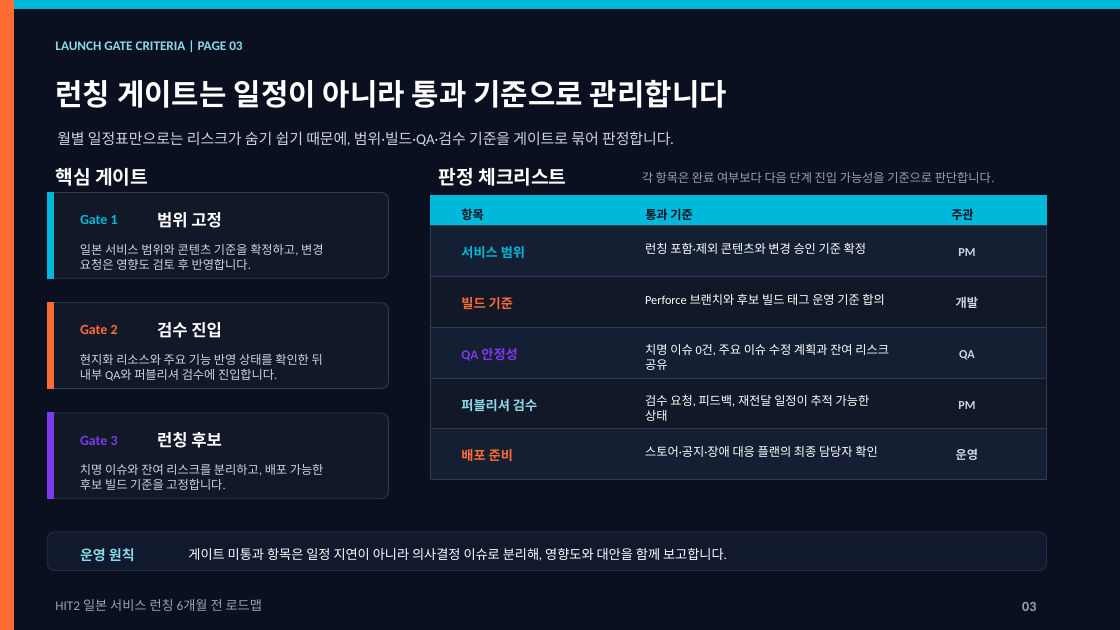
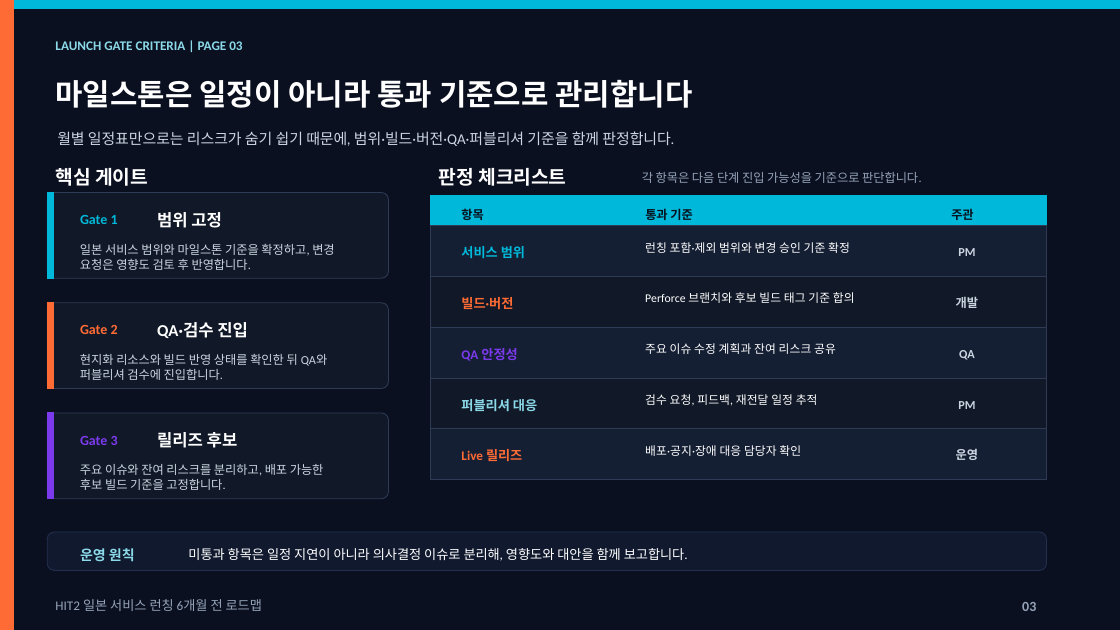
Before and after one commit to qkrdbscjf87-ux/qkrdbscjfsub, a slide deck: slide 3 of outputs/HIT2_일본_런칭_6개월전_로드맵_초안.pptx. Drawn at 1120x630 pixels with LibreOffice and Linux fonts; fonts in the diff are those of the drawing. Boxes give left, top, right and bottom in pixels: in the first picture for what was removed or moved away, otherwise in the second. Text is boxed around its words. In the diff, an @@ line names an element or a change of style, - is before the commit and + after.

```diff
--- a/outputs/HIT2_일본_런칭_6개월전_로드맵_초안.pptx
+++ b/outputs/HIT2_일본_런칭_6개월전_로드맵_초안.pptx
@@ text at (56, 80, 693, 108): text changed @@
-런칭 게이트는 일정이 아니라 통과 기준으로 관리합니다
+마일스톤은 일정이 아니라 통과 기준으로 관리합니다
@@ text at (57, 131, 674, 146): text changed @@
-월별 일정표만으로는 리스크가 숨기 쉽기 때문에, 범위·빌드·QA·검수 기준을 게이트로 묶어 판정합니다.
+월별 일정표만으로는 리스크가 숨기 쉽기 때문에, 범위·빌드·버전·QA·퍼블리셔 기준을 함께 판정합니다.
@@ text at (642, 172, 921, 183): text changed @@
-각 항목은 완료 여부보다 다음 단계 진입 가능성을 기준으로 판단합니다.
+각 항목은 다음 단계 진입 가능성을 기준으로 판단합니다.
@@ text at (80, 244, 334, 270): text changed @@
-일본 서비스 범위와 콘텐츠 기준을 확정하고, 변경 요청은 영향도 검토 후 반영합니다.
+일본 서비스 범위와 마일스톤 기준을 확정하고, 변경 요청은 영향도 검토 후 반영합니다.
@@ text at (645, 242, 850, 253): text changed; size 10.5 to 10.1 pt @@
-런칭 포함·제외 콘텐츠와 변경 승인 기준 확정
+런칭 포함·제외 범위와 변경 승인 기준 확정
@@ text at (461, 297, 513, 310): text changed @@
-빌드 기준
+빌드·버전
@@ text at (645, 292, 855, 303): text changed; size 10.5 to 10.1 pt @@
-Perforce 브랜치와 후보 빌드 태그 운영 기준 합의
+Perforce 브랜치와 후보 빌드 태그 기준 합의
@@ text at (157, 322, 248, 338): text changed @@
-검수 진입
+QA·검수 진입
@@ text at (80, 354, 328, 380): text changed @@
-현지화 리소스와 주요 기능 반영 상태를 확인한 뒤 내부 QA와 퍼블리셔 검수에 진입합니다.
+현지화 리소스와 빌드 반영 상태를 확인한 뒤 QA와 퍼블리셔 검수에 진입합니다.
@@ text at (645, 343, 836, 354): text changed; size 10.5 to 10.1 pt @@
-치명 이슈 0건, 주요 이슈 수정 계획과 잔여 리스크 공유
+주요 이슈 수정 계획과 잔여 리스크 공유
@@ text at (461, 399, 537, 411): text changed @@
-퍼블리셔 검수
+퍼블리셔 대응
@@ text at (645, 394, 818, 406): text changed; size 10.5 to 10.1 pt @@
-검수 요청, 피드백, 재전달 일정이 추적 가능한 상태
+검수 요청, 피드백, 재전달 일정 추적
@@ text at (157, 432, 238, 448): text changed @@
-런칭 후보
+릴리즈 후보
@@ text at (461, 449, 522, 462): text changed @@
-배포 준비
+Live 릴리즈
@@ text at (645, 445, 801, 456): text changed; size 10.5 to 10.1 pt @@
-스토어·공지·장애 대응 플랜의 최종 담당자 확인
+배포·공지·장애 대응 담당자 확인
@@ text at (80, 464, 324, 490): text changed @@
-치명 이슈와 잔여 리스크를 분리하고, 배포 가능한 후보 빌드 기준을 고정합니다.
+주요 이슈와 잔여 리스크를 분리하고, 배포 가능한 후보 빌드 기준을 고정합니다.
@@ text at (188, 548, 688, 561): text changed @@
-게이트 미통과 항목은 일정 지연이 아니라 의사결정 이슈로 분리해, 영향도와 대안을 함께 보고합니다.
+미통과 항목은 일정 지연이 아니라 의사결정 이슈로 분리해, 영향도와 대안을 함께 보고합니다.
```
Also in this commit, not shown: 1 other slide changed, 1 slide added, 8 other files.
